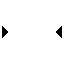
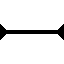
Two versions of the same layered image (64x64). Layer-by-layer changes:
added layer "Layer 3" above "Layer 2" over [7, 30, 57, 34]
painted on "Layer 2" over [0, 24, 64, 40]
